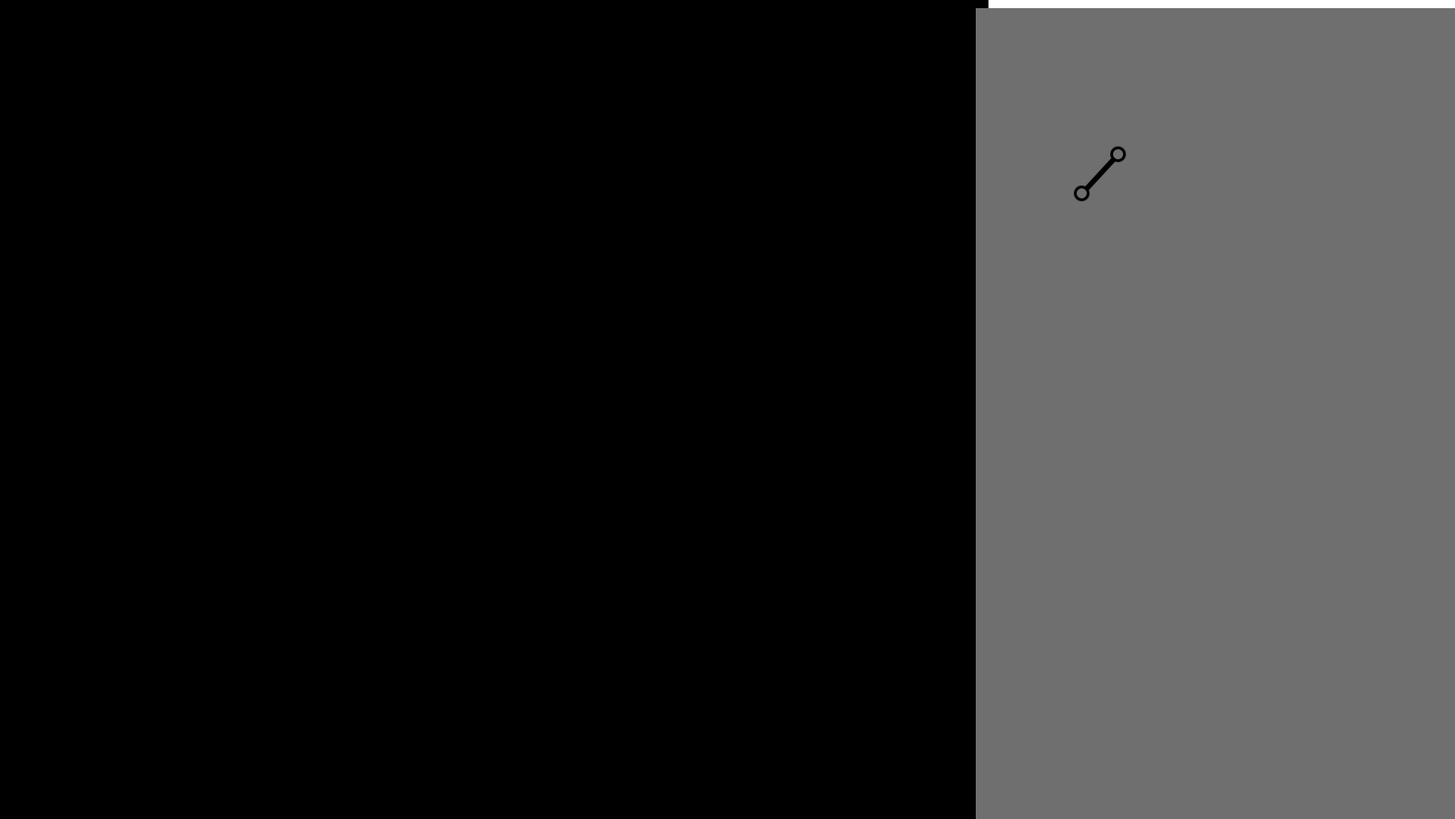
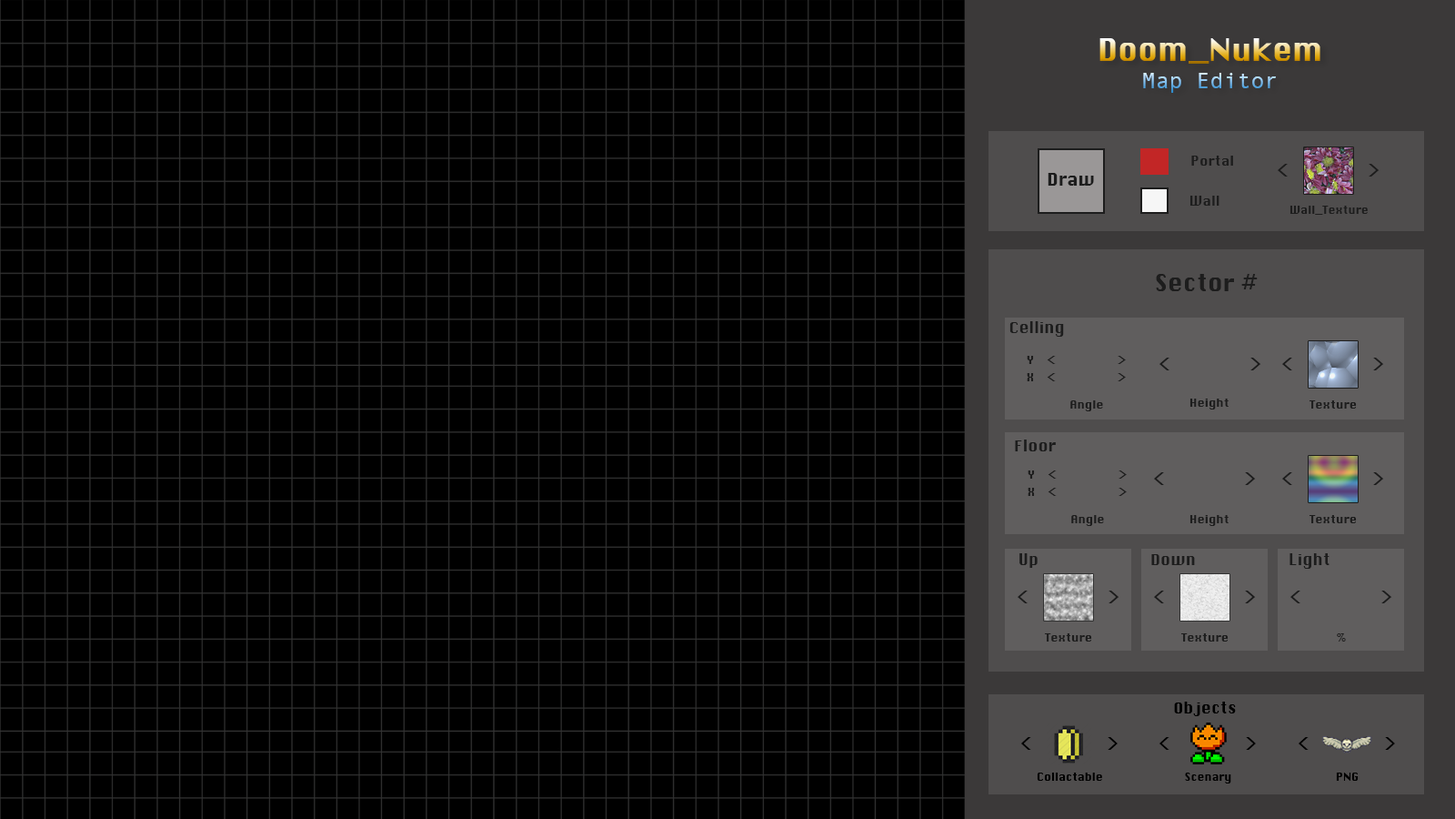
The second 1455 x 819 image is a revision of the first. Changes to its layers:
added group "Wal" with 15 layers above "Sector" over [988, 130, 1425, 232]
added layer "Wall" (1st of 2, in "Wal") (15%) in group "Wal" over [988, 130, 1425, 232]
added group "Sector" with 63 layers above "Sprites" over [988, 249, 1425, 672]
added layer "Sector_detaill" (15%) in group "Sector" over [988, 249, 1425, 672]
added group "Ceilling" with 19 layers in group "Sector" over [1005, 317, 1405, 420]
added layer "Rectangle 4" (10%) in group "Ceilling" over [1005, 317, 1405, 420]
added group "Floor" (1st of 2, in "Sector") with 19 layers in group "Sector" over [1005, 432, 1405, 534]
added layer "Rectangle 4 copy" (10%) in group "Floor" over [1005, 432, 1405, 534]
added group "else" with 20 layers in group "Sector" over [1005, 548, 1405, 651]
added group "Up texture" with 6 layers in group "else" over [1005, 548, 1132, 651]
added layer "Rectangle 4 copy 3" (10%) in group "Up texture" over [1005, 548, 1132, 651]
added group "Light" with 5 layers in group "else" over [1277, 548, 1405, 651]
added layer "Rectangle 5" (1st of 2, in "Sector" › "else" › "Light") (10%) in group "Light" over [1277, 548, 1405, 651]
added group "Down Texture" with 6 layers in group "else" over [1141, 548, 1268, 651]
added layer "Rectangle 5" (2nd of 2, in "Sector" › "else" › "Down Texture") (10%) in group "Down Texture" over [1141, 548, 1268, 651]
added group "Sprites" (1st of 3) with 17 layers above "Doom_Nukem Map Editor" over [988, 694, 1425, 795]
added layer "Sprites" (3rd of 3, in "Sprites") (15%) in group "Sprites" over [988, 694, 1425, 795]
added layer "Doom_Nukem Map Editor" above "Layer 1" over [1099, 38, 1321, 93]
painted on "Layer 1" over [965, 0, 1455, 819]
removed layer "Layer 2" over [0, 0, 989, 819]
added layer "Layer 4" (80%) above "cadrillage" over [0, 0, 1455, 819]
added layer "cadrillage" (exclusion) above "Background" over [0, 0, 989, 819]
…and 86 more changes (80 added, 5 removed, 1 stack)
